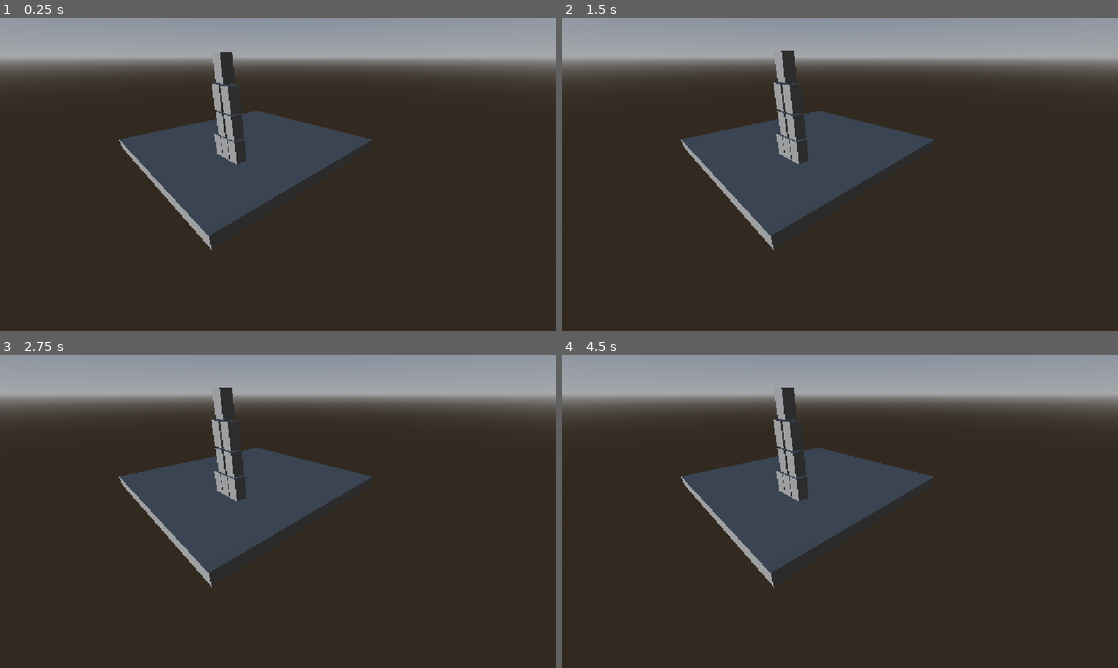
Above: before the commit, frames 1-4 (two rows, left to right).
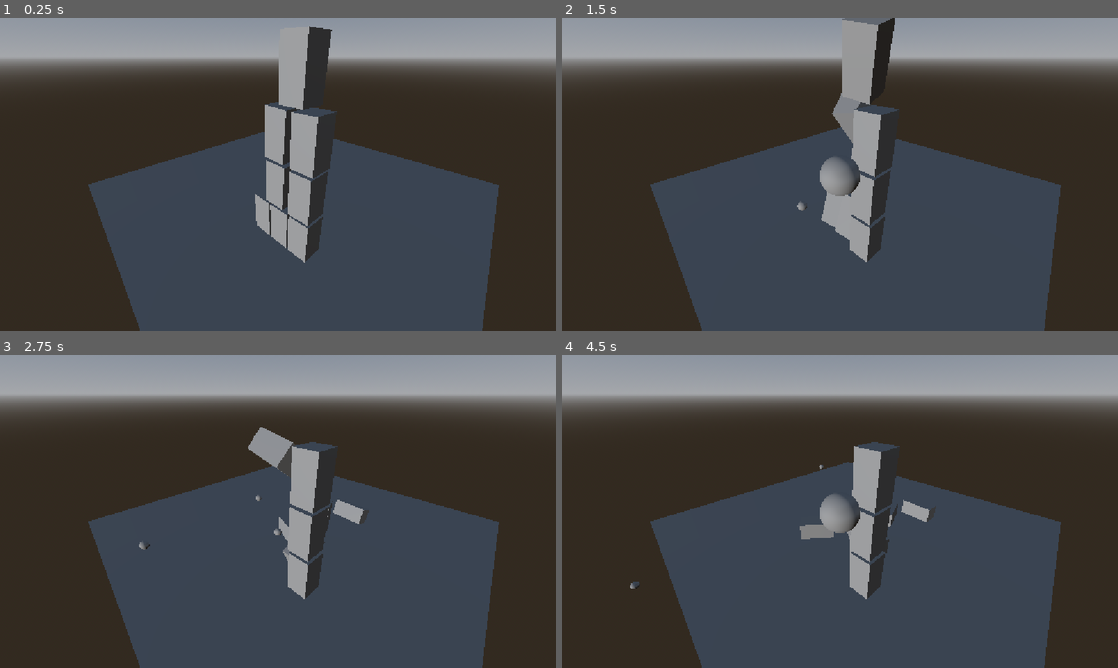
Above: after the commit, the same moments.

Repository: santtu-kumpulainen/3d-fysiikkapeli
Game: Godot game, scene res://scenes/root.tscn
Same seed, same stepped clock (60 frames per second), same inputs: the game is played once before the commit and once after it.
Inputs (mouse positions are in pixels of both pictures, inside the frame that each line leads up to):
- Up to frame 1 (0.25 s): no input
- Up to frame 2 (1.5 s): move the mouse to (962, 158) at 0.52 s; click (962, 158) at 0.67 s; move the mouse to (728, 190) at 1.27 s; click (728, 190) at 1.42 s
- Up to frame 3 (2.75 s): move the mouse to (333, 442) at 2.02 s; click (333, 442) at 2.17 s
- Up to frame 4 (4.5 s): move the mouse to (812, 574) at 2.77 s; click (812, 574) at 2.92 s; move the mouse to (1006, 558) at 3.52 s; click (1006, 558) at 3.67 s; move the mouse to (673, 464) at 4.27 s; click (673, 464) at 4.42 s

The runs differ from the first frame. In frame 1, 39% of the frame differs, in the area x 15-90%, y 2-100%; in frame 2, 39%; in frame 3, 37%; in frame 4, 37%.

Commit message:
Task 3: Create projectile and implement shooting

Diff:
--- /dev/null
+++ b/3d_fysiikkapeli/scenes/projectile.tscn
@@ -0,0 +1,16 @@
+[gd_scene format=3 uid="uid://b7yy3xi4c0r27"]
+
+[sub_resource type="SphereShape3D" id="SphereShape3D_py7em"]
+radius = 0.25
+
+[sub_resource type="SphereMesh" id="SphereMesh_t1fed"]
+radius = 0.25
+height = 0.5
+
+[node name="Projectile" type="RigidBody3D" unique_id=765478939]
+
+[node name="CollisionShape3D" type="CollisionShape3D" parent="." unique_id=1465928389]
+shape = SubResource("SphereShape3D_py7em")
+
+[node name="MeshInstance3D" type="MeshInstance3D" parent="." unique_id=1702409920]
+mesh = SubResource("SphereMesh_t1fed")
--- /dev/null
+++ b/3d_fysiikkapeli/scenes/root.gd
@@ -0,0 +1,23 @@
+
+extends Node3D
+
+@export var projectile_scene: PackedScene
+@export var force: float = 20.0
+
+@onready var camera: Camera3D = $Camera3D
+
+
+func _unhandled_input(event: InputEvent) -> void:
+	if event is InputEventMouseButton:
+		if event.button_index == MOUSE_BUTTON_LEFT and event.pressed:
+			shoot()
+
+
+func shoot() -> void:
+	var projectile = projectile_scene.instantiate() as RigidBody3D
+	get_tree().current_scene.add_child(projectile)
+
+	var direction = -camera.global_transform.basis.z
+	projectile.global_position = camera.global_position + direction * 1.5
+
+	projectile.apply_central_impulse(direction * force)
--- a/3d_fysiikkapeli/scenes/root.tscn
+++ b/3d_fysiikkapeli/scenes/root.tscn
@@ -1,6 +1,8 @@
 [gd_scene format=3 uid="uid://bchw85yj1pokm"]
 
 [ext_resource type="PackedScene" uid="uid://ddibfshvvympk" path="res://scenes/box.tscn" id="1_j5px3"]
+[ext_resource type="Script" uid="uid://bkc6llry8sdku" path="res://scenes/root.gd" id="1_twpsu"]
+[ext_resource type="PackedScene" uid="uid://b7yy3xi4c0r27" path="res://scenes/projectile.tscn" id="2_twpsu"]
 
 [sub_resource type="ProceduralSkyMaterial" id="ProceduralSkyMaterial_t1fed"]
 
@@ -18,6 +20,8 @@
 size = Vector3(20.103638, 1.0594482, 20.019043)
 
 [node name="Root" type="Node3D" unique_id=109334602]
+script = ExtResource("1_twpsu")
+projectile_scene = ExtResource("2_twpsu")
 
 [node name="DirectionalLight3D" type="DirectionalLight3D" parent="." unique_id=1815335512]
 transform = Transform3D(1, 0, 0, 0, 1, 0, 0, 0, 1, -63.04138, 11.11883, -23.560274)
@@ -37,7 +41,7 @@
 mesh = SubResource("BoxMesh_t1fed")
 
 [node name="Camera3D" type="Camera3D" parent="." unique_id=590611728]
-transform = Transform3D(0.7071068, -0.35355338, 0.61237246, 0, 0.8660254, 0.50000006, -0.7071068, -0.35355338, 0.61237246, 10, 8, 10)
+transform = Transform3D(0.7071068, -0.35355338, 0.61237246, 0, 0.8660254, 0.50000006, -0.7071068, -0.35355338, 0.61237246, -0.269557, 7.6436462, 6.320179)
 
 [node name="Boxes" type="Node" parent="." unique_id=2594051]
 
Not shown, added: 3d_fysiikkapeli/scenes/root.gd.uid
